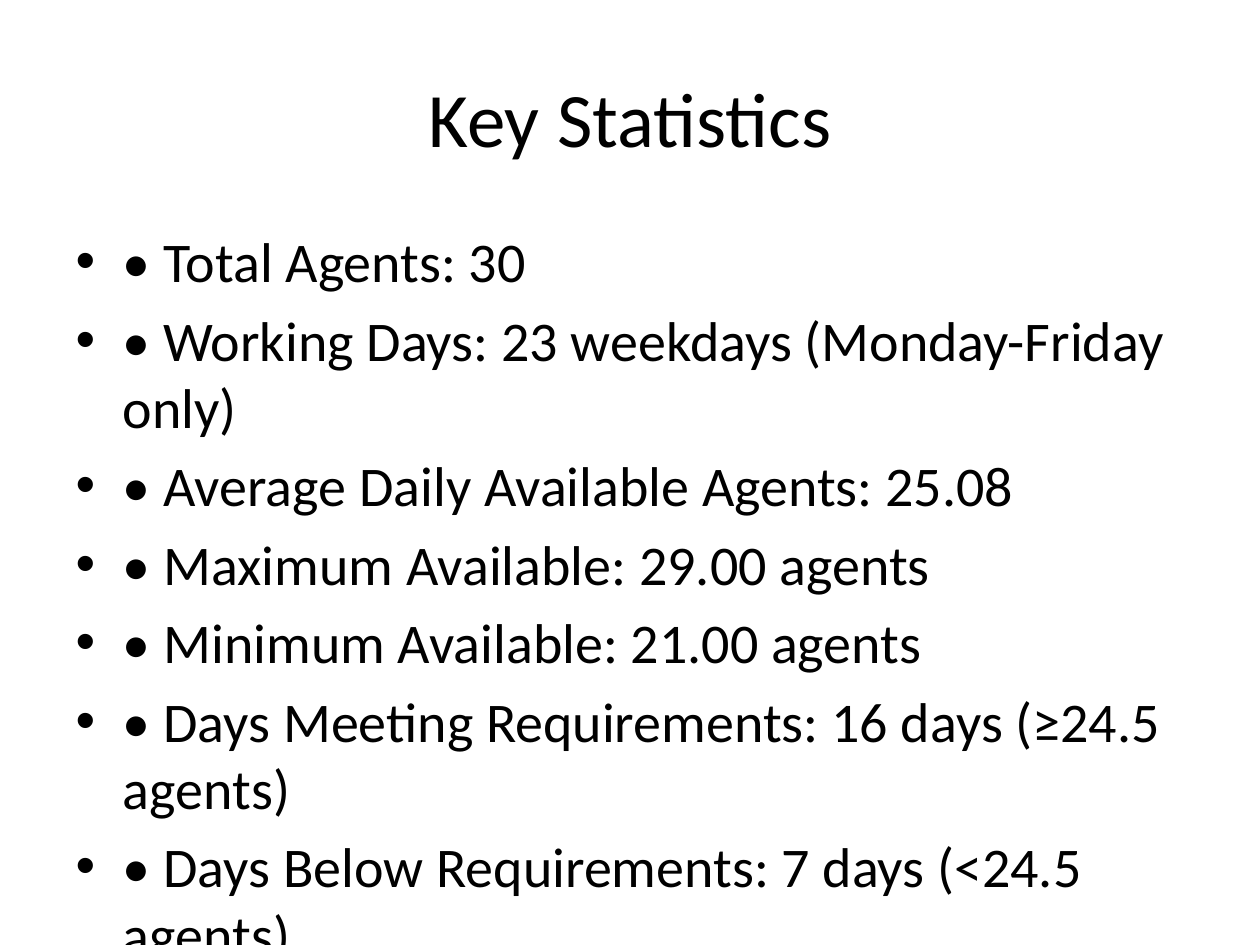
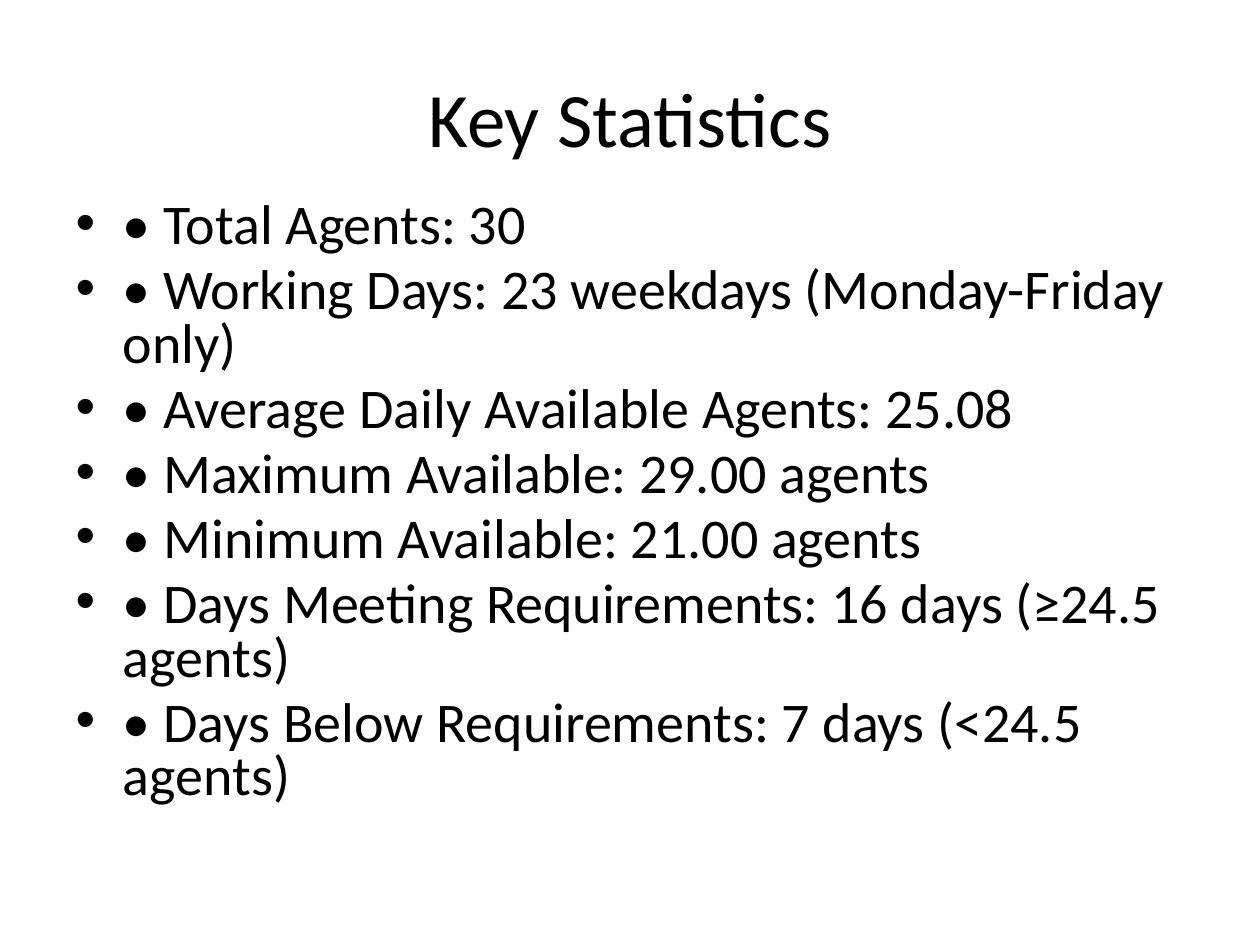
Before and after one commit to Gracing47/ExerciseAssessment, a slide deck: slide 3 of Assessment_03/output/Presentation/team_analysis.pptx. Drawn at 1260x945 pixels with LibreOffice and Linux fonts; fonts in the diff are those of the drawing. Boxes give left, top, right and bottom in pixels: in the first picture for what was removed or moved away, otherwise in the second. Text is boxed around its words. In the diff, an @@ line names an element or a change of style, - is before the commit and + after.

Commit message:
update pptx _03

```diff
--- a/Assessment_03/output/Presentation/team_analysis.pptx
+++ b/Assessment_03/output/Presentation/team_analysis.pptx
@@ text "• Total Agents: 30": place and size @@
-text "• Total Agents: 30" at <box>123,243,1164,896</box>
+text "• Total Agents: 30" at <box>123,205,1164,805</box>
@@ text "• Total Agents: 30" at <box>123,205,1164,805</box>: line spacing 1 to 0.8; less space between paragraphs @@
```
Also in this commit, not shown: 6 other slides changed, 1 other file.
